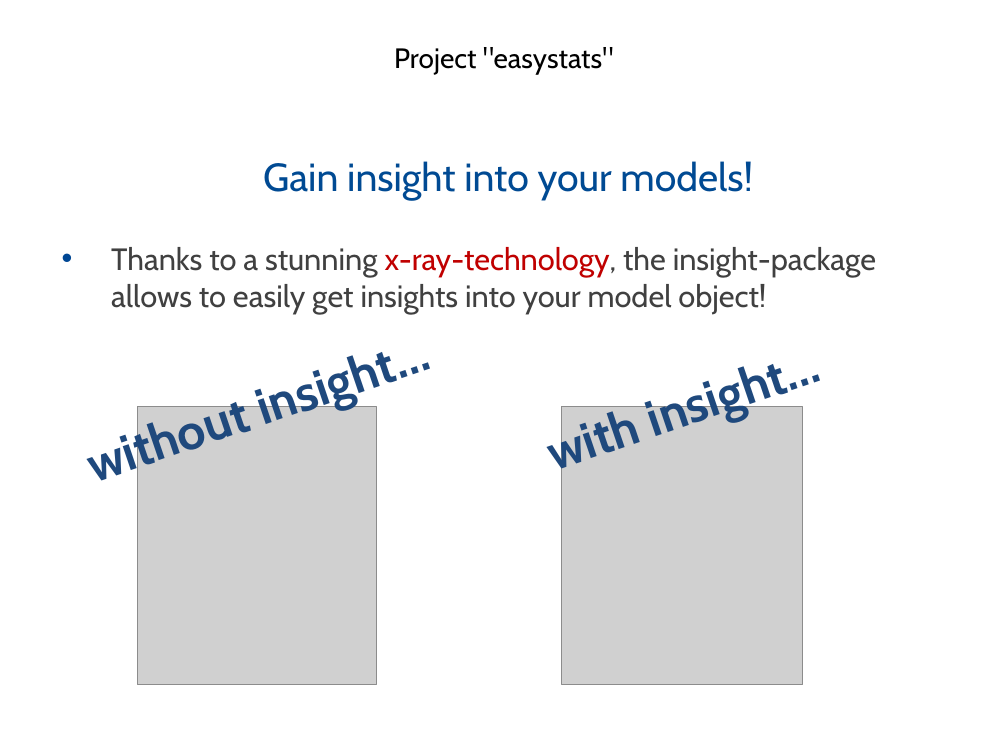
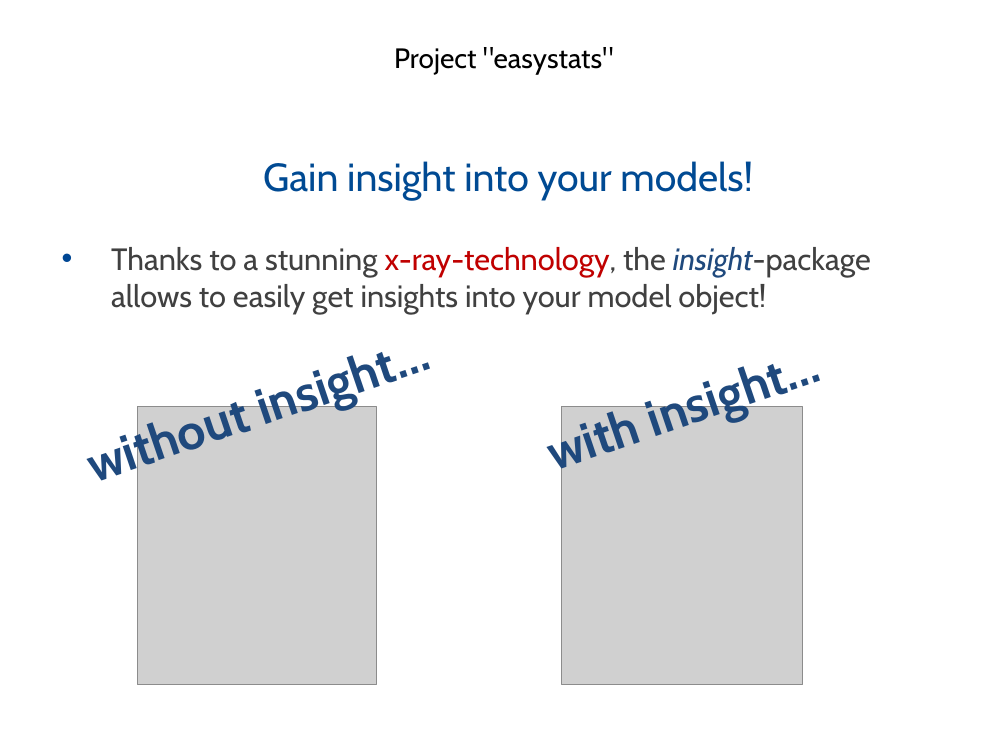
Before and after one commit to easystats/easystats, a slide deck: slide 14 of presentations/2019-02_Hamburg_RUG/1902 Hamburg RUG easystats.pptx. Drawn at 1008x756 pixels with LibreOffice and Linux fonts; fonts in the diff are those of the drawing; grey boxes stand for pictures; background and template pictures are left out. Boxes give left, top, right and bottom in pixels: in the first picture for what was removed or moved away, otherwise in the second. Text is boxed around its words. In the diff, an @@ line names an element or a change of style, - is before the commit and + after.

```diff
--- a/presentations/2019-02_Hamburg_RUG/1902 Hamburg RUG easystats.pptx
+++ b/presentations/2019-02_Hamburg_RUG/1902 Hamburg RUG easystats.pptx
@@ text "Thanks to a stunning x-ray-technology, ..." at bbox=[111, 247, 871, 314]: text colour #404040 to #1F497D, italic on in "insight-package" @@
```
Also in this commit, not shown: 2 other slides changed, 1 slide added, 1 other file.
